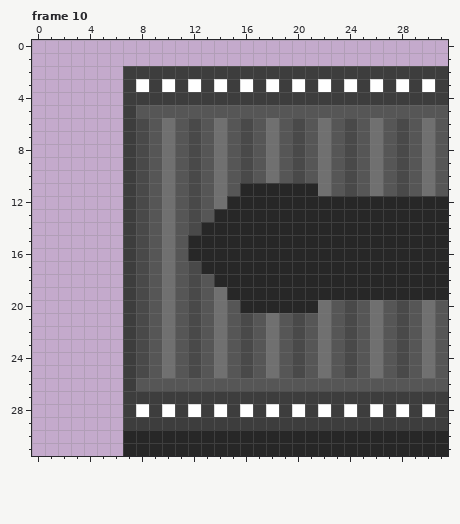
Two states of a pixel-art file, Assets/Sprites/Conveyors/End Conv/left end conv.aseprite. Above is the file before it was changed.
32x32 pixels, 10 frames. Shown: frame 10. The commit also changed other frames, which this record leaves out.
The same view after the edit:
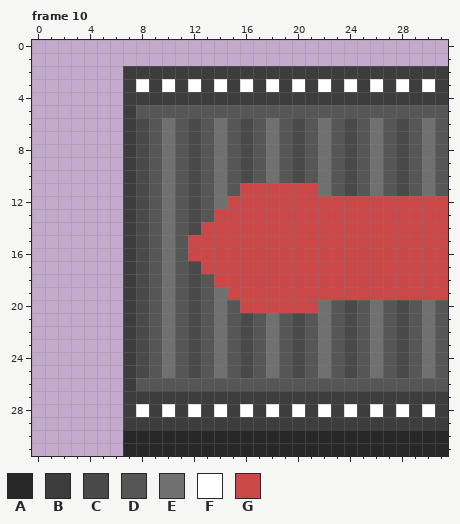
Palette (. is transparent): A #272727  B #3d3d3d  C #494949  D #565656  E #707070  F #ffffff  G #cb4848
What changed:
Frame 10, layer "Layer 7":
y 11: x 16..21 AAAAAA -> GGGGGG
y 12: x 15..31 AAAAAAAAAAAAAAAAA -> GGGGGGGGGGGGGGGGG
y 13: x 14..31 AAAAAAAAAAAAAAAAAA -> GGGGGGGGGGGGGGGGGG
y 14: x 13..31 AAAAAAAAAAAAAAAAAAA -> GGGGGGGGGGGGGGGGGGG
y 15..16: x 12..31 AAAAAAAAAAAAAAAAAAAA -> GGGGGGGGGGGGGGGGGGGG
y 17: x 13..31 AAAAAAAAAAAAAAAAAAA -> GGGGGGGGGGGGGGGGGGG
y 18: x 14..31 AAAAAAAAAAAAAAAAAA -> GGGGGGGGGGGGGGGGGG
y 19: x 15..31 AAAAAAAAAAAAAAAAA -> GGGGGGGGGGGGGGGGG
y 20: x 16..21 AAAAAA -> GGGGGG
